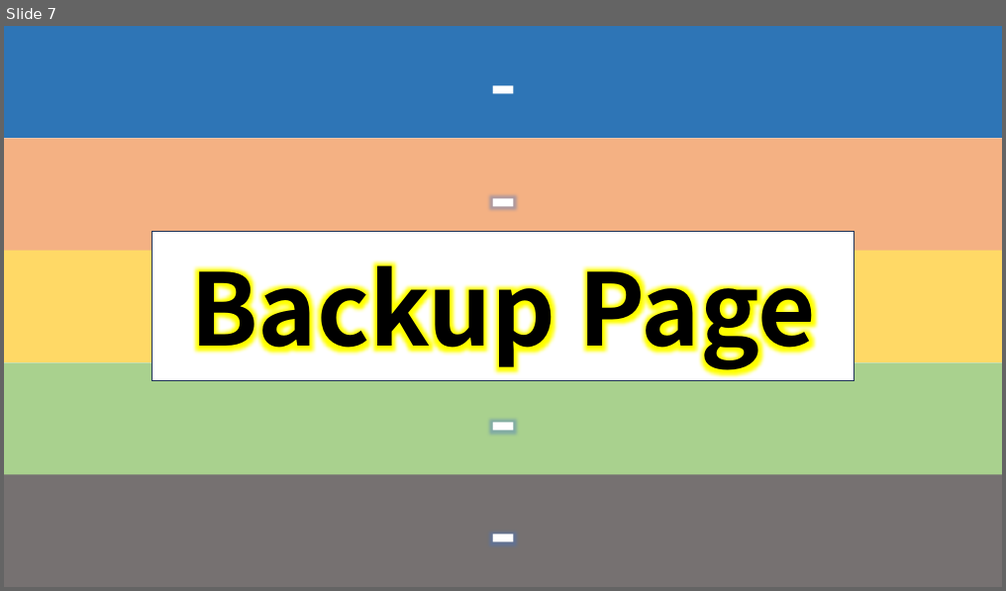
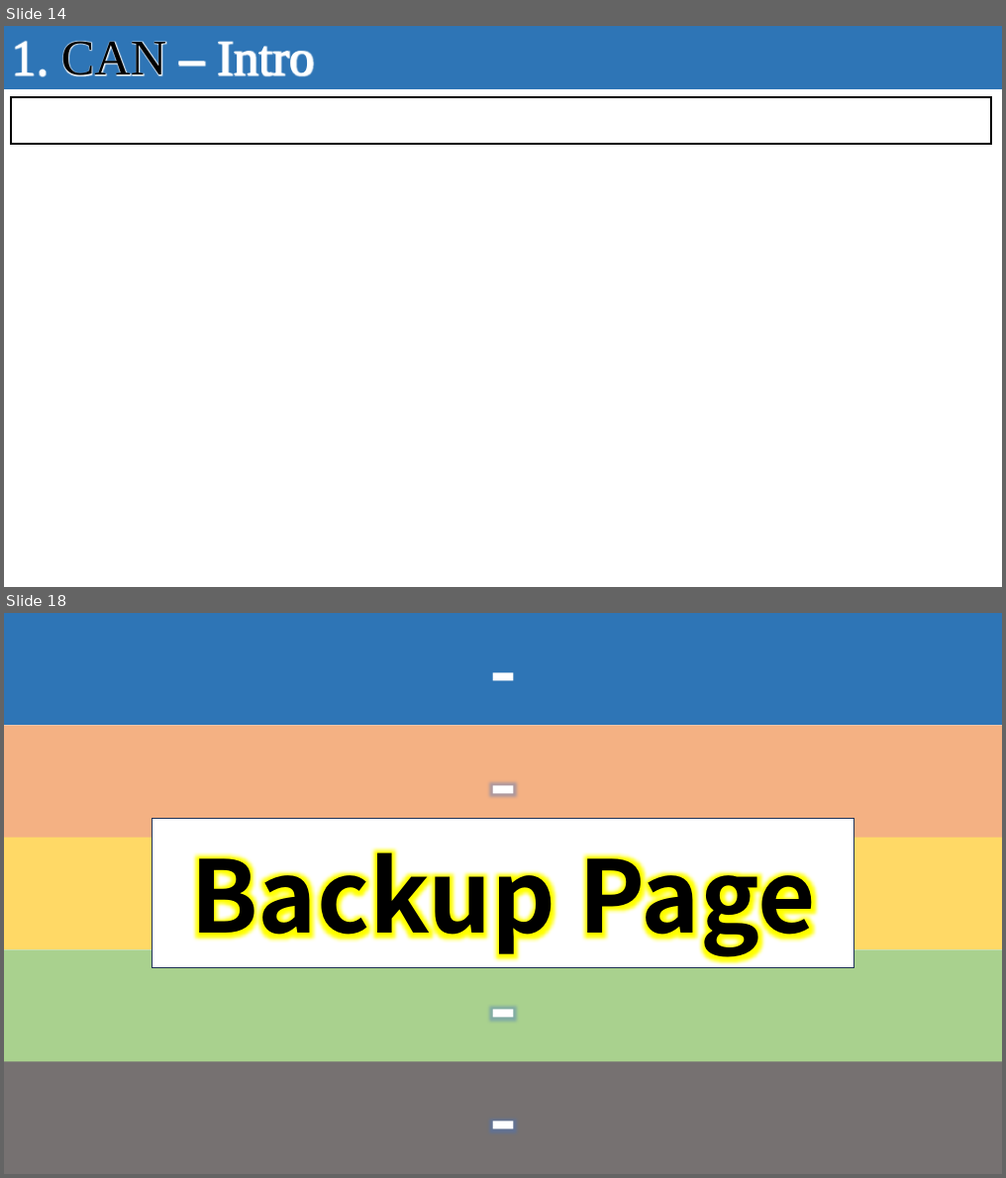
Before and after one commit to seonghokim/Study, a slide deck: Study Material/Firmware Explanation.pptx. Shown one above the other, each under a label of ours: slide 7 before the commit, slides 14 and 18 after it; the slides between them are not shown. The pictures are 1006x591 and 1006x1178 pixels, drawn with LibreOffice and Linux fonts; fonts in the diff are those of the drawing; background and template pictures are left out. Boxes give left, top, right and bottom in pixels: in the first picture for what was removed or moved away, otherwise in the second. Text is boxed around its words. In the diff, an @@ line names an element or a change of style, - is before the commit and + after.

```diff
--- a/Study Material/Firmware Explanation.pptx
+++ b/Study Material/Firmware Explanation.pptx
@@ slide 14 added at box(4, 26, 1002, 587), background #FFFFFF @@
@@ rectangle added at box(4, 26, 1002, 89), fill #404040 @@
@@ rectangle added at box(4, 26, 1002, 89), fill #2E75B6, 48 pt, text #FFFFFF @@
+1. CAN – Intro
@@ table added at box(11, 97, 991, 144), 1 rows, 1 columns @@
+
@@ what was slide 7 is now slide 18 @@
```
Also in this commit, not shown: 2 slides changed, 10 other slides added, 3 other files.
